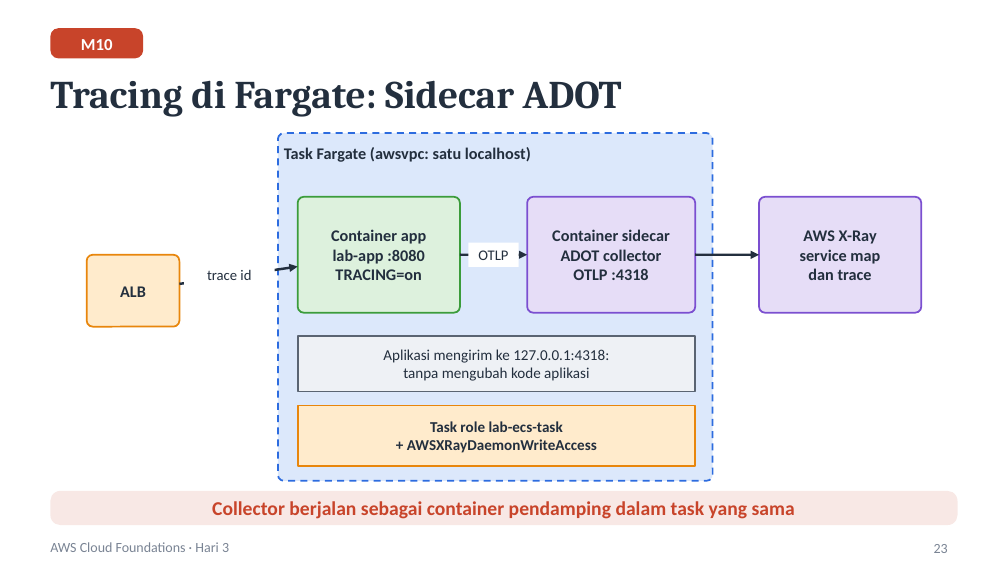
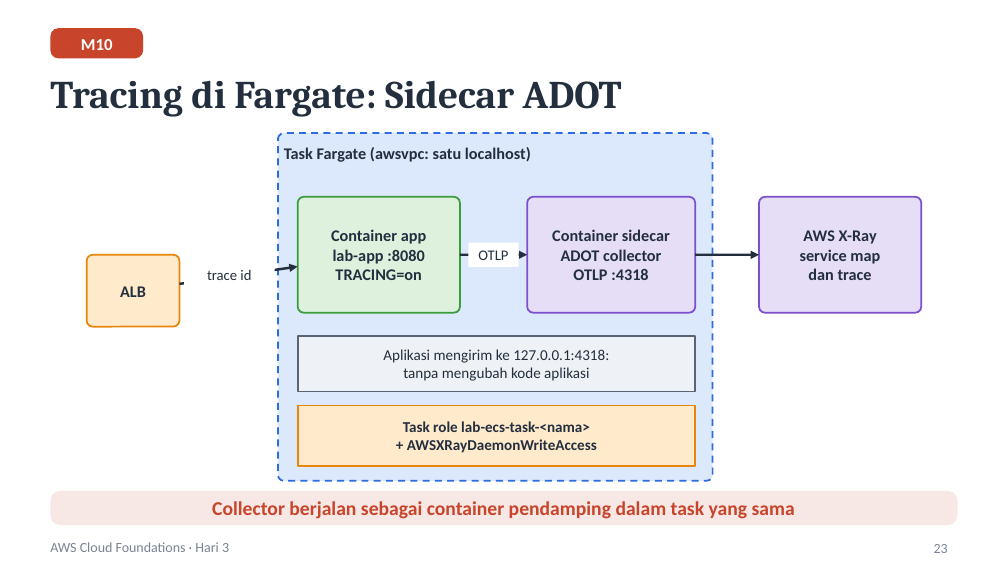
Before and after one commit to singgih-yunanto/aws-cloud-foundation, a slide deck: slide 23 of slides/Day3-ECS-Fargate-Network.pptx. Drawn at 1008x567 pixels with LibreOffice and Linux fonts; fonts in the diff are those of the drawing. Boxes give left, top, right and bottom in pixels: in the first picture for what was removed or moved away, otherwise in the second. Text is boxed around its words. In the diff, an @@ line names an element or a change of style, - is before the commit and + after.

```diff
--- a/slides/Day3-ECS-Fargate-Network.pptx
+++ b/slides/Day3-ECS-Fargate-Network.pptx
@@ text in rectangle at [403, 421, 590, 432]: text changed @@
-Task role lab-ecs-task
+Task role lab-ecs-task-<nama>
```
Also in this commit, not shown: 1 other file.
